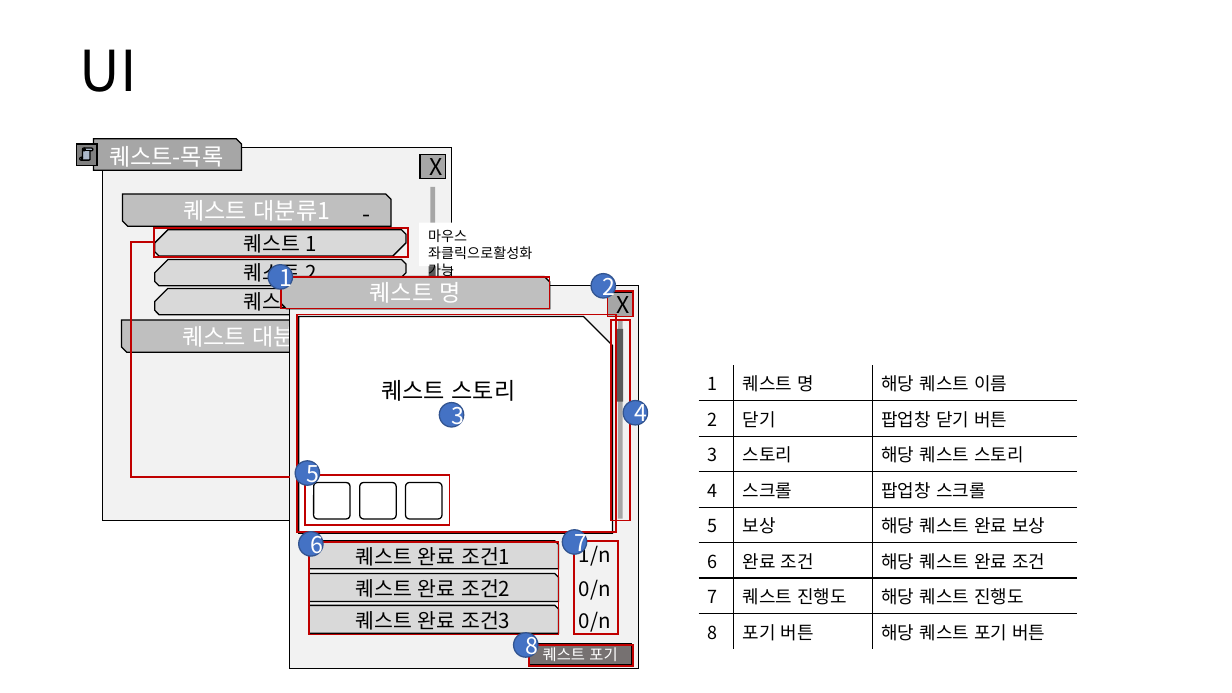
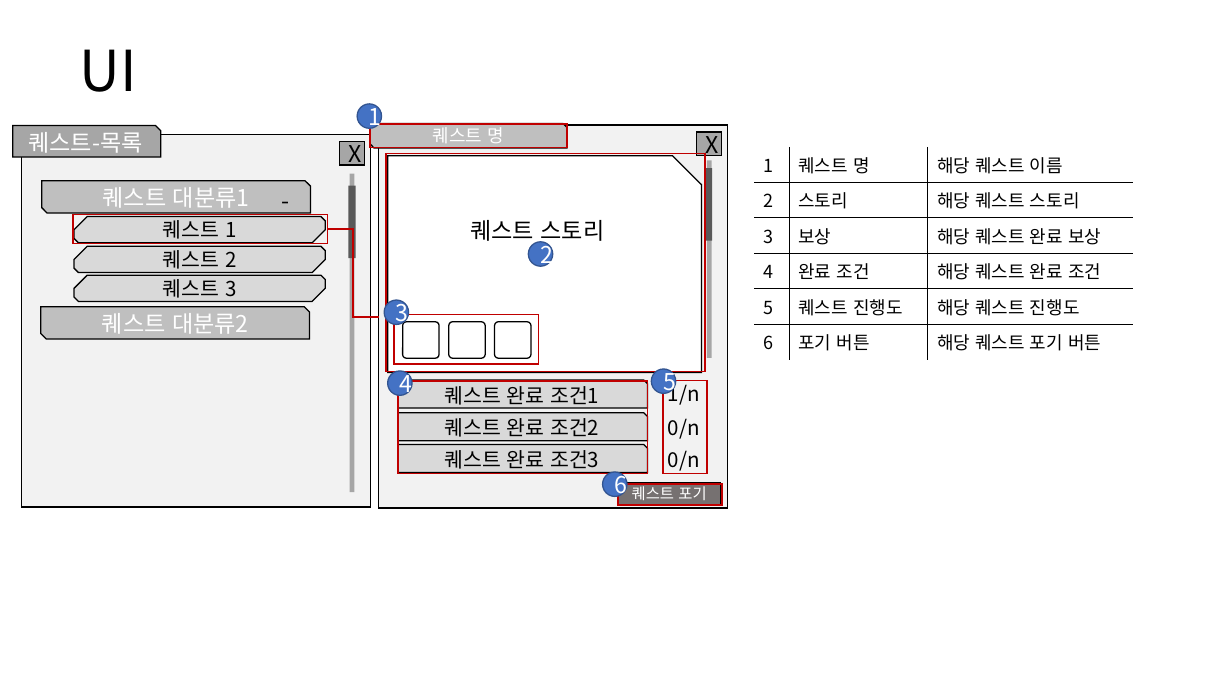
Before and after one commit to yjk0401/unityenginebasic_9th, a slide deck: slide 14 of 기획/방랑엽사전/퀘스트 시스템 기획서.pptx (slide 15 before the commit). Drawn at 1232x693 pixels with LibreOffice and Linux fonts; fonts in the diff are those of the drawing. Boxes give left, top, right and bottom in pixels: in the first picture for what was removed or moved away, otherwise in the second. Text is boxed around its words. In the diff, an @@ line names an element or a change of style, - is before the commit and + after.

```diff
--- a/기획/방랑엽사전/퀘스트 시스템 기획서.pptx
+++ b/기획/방랑엽사전/퀘스트 시스템 기획서.pptx
@@ 6 snip diag rects, 4 rectangles, 1 snip rect: place and size @@
-6 snip diag rects, 4 rectangles, 1 snip rect at box(93, 139, 452, 520)
+6 snip diag rects, 4 rectangles, 1 snip rect at box(13, 126, 371, 506)
@@ rectangle removed at box(77, 144, 97, 166) @@
@@ vertical scroll removed at box(79, 148, 92, 160) @@
@@ snip diag rect "퀘스트 명": place and size @@
-snip diag rect "퀘스트 명" at box(281, 276, 550, 309)
+snip diag rect "퀘스트 명" at box(370, 124, 567, 148)
@@ snip diag rect "퀘스트 명" at box(370, 124, 567, 148): size 18 to 14 pt @@
@@ rectangle: place and size @@
-rectangle at box(281, 277, 550, 309)
+rectangle at box(370, 124, 567, 148)
@@ table at box(755, 147, 1134, 355) @@
-row 2: 2 | 닫기 | 팝업창 닫기 버튼
-row 3: 3 | 스토리 | 해당 퀘스트 스토리
-row 4: 4 | 스크롤 | 팝업창 스크롤
-row 5: 5 | 보상 | 해당 퀘스트 완료 보상
-row 6: 6 | 완료 조건 | 해당 퀘스트 완료 조건
-row 7: 7 | 퀘스트 진행도 | 해당 퀘스트 진행도
-row 8: 8 | 포기 버튼 | 해당 퀘스트 포기 버튼
+row 2: 2 | 스토리 | 해당 퀘스트 스토리
+row 3: 3 | 보상 | 해당 퀘스트 완료 보상
+row 4: 4 | 완료 조건 | 해당 퀘스트 완료 조건
+row 5: 5 | 퀘스트 진행도 | 해당 퀘스트 진행도
+row 6: 6 | 포기 버튼 | 해당 퀘스트 포기 버튼
@@ table: place and size @@
-table at box(699, 365, 1078, 645)
+table at box(755, 147, 1134, 355)
@@ rectangle: place and size @@
-rectangle at box(429, 227, 436, 300)
+rectangle at box(348, 186, 356, 259)
@@ elbow line moved from (153, 242) - (290, 478) to (328, 229) - (379, 317) @@
@@ text removed at box(428, 229, 532, 278) @@
-마우스 좌클릭으로활성화 가능
@@ ellipse "2": place and size @@
-ellipse "2" at box(592, 274, 616, 298)
+ellipse "2" at box(529, 242, 553, 266)
@@ ellipse "3": place and size @@
-ellipse "3" at box(439, 403, 463, 427)
+ellipse "3" at box(384, 300, 409, 324)
@@ rectangle removed at box(608, 291, 633, 316) @@
@@ 10 rectangles, 4 snip rects, 3 texts, 3 rounded rectangles, 1 ellipse: place and size @@
-10 rectangles, 4 snip rects, 3 texts, 3 rounded rectangles, 1 ellipse at box(268, 264, 640, 669)
+10 rectangles, 4 snip rects, 3 texts, 3 rounded rectangles, 1 ellipse at box(358, 104, 728, 508)
@@ rectangle removed at box(612, 320, 630, 520) @@
@@ ellipse "4": place and size @@
-ellipse "4" at box(623, 401, 647, 425)
+ellipse "4" at box(388, 371, 412, 395)
@@ ellipse "5": place and size @@
-ellipse "5" at box(295, 461, 319, 485)
+ellipse "5" at box(652, 369, 676, 393)
@@ ellipse "6": place and size @@
-ellipse "6" at box(299, 531, 323, 555)
+ellipse "6" at box(603, 472, 627, 496)
@@ ellipse removed at box(563, 530, 587, 554) @@
-7
@@ ellipse removed at box(514, 633, 538, 657) @@
-8
```
Also in this commit, not shown: 1 other slide changed, 4 slides added, 2 slides removed, 2 other files.
